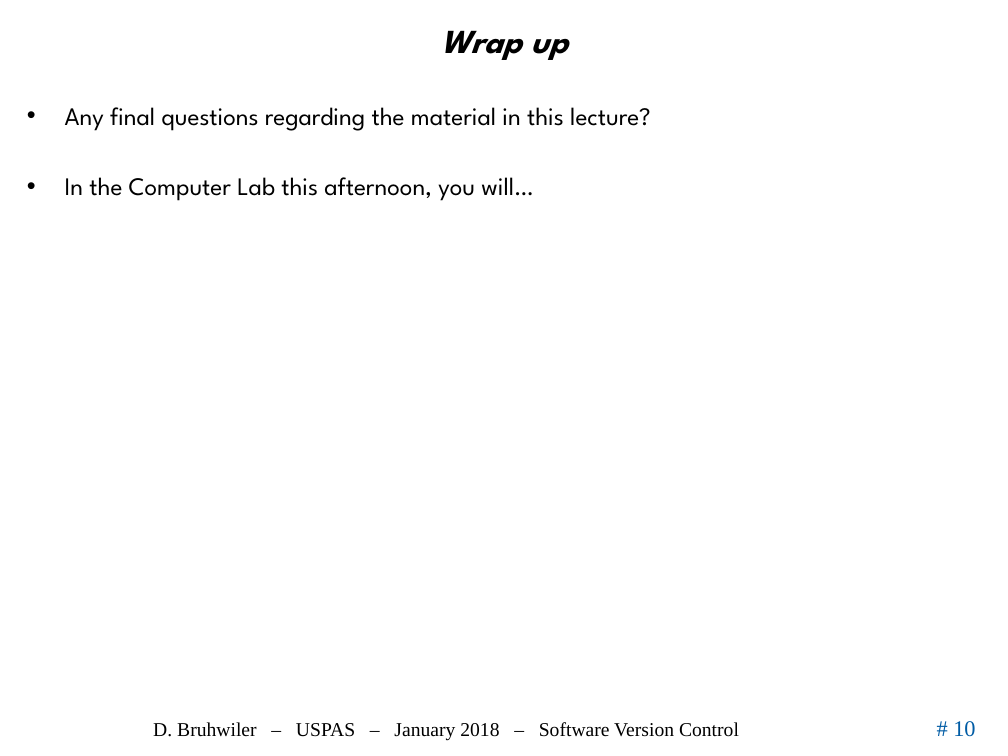
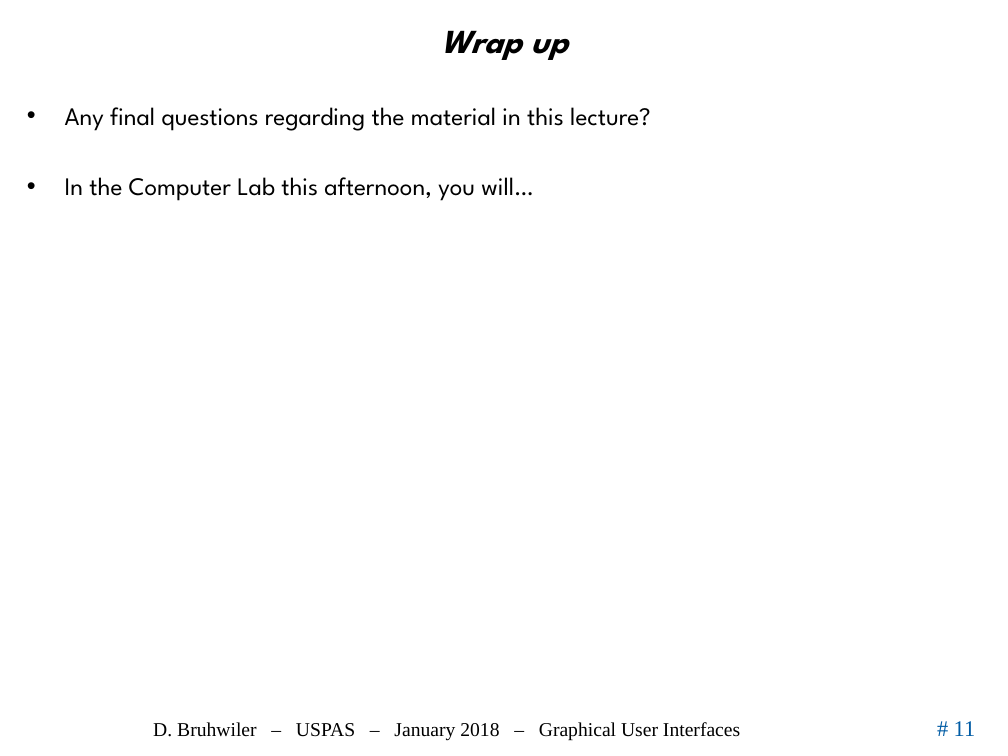
Before and after one commit to uspas/simbeamplasma18, a slide deck: slide 11 of gui/03_GUI.pptx (slide 10 before the commit). Drawn at 1008x756 pixels with LibreOffice and Linux fonts; fonts in the diff are those of the drawing; background and template pictures are left out. Boxes give left, top, right and bottom in pixels: in the first picture for what was removed or moved away, otherwise in the second. Text is boxed around its words. In the diff, an @@ line names an element or a change of style, - is before the commit and + after.

```diff
--- a/gui/03_GUI.pptx
+++ b/gui/03_GUI.pptx
@@ text at <box>153,722,740,741</box>: text changed @@
-D. Bruhwiler – USPAS – January 2018 – Software Version Control
+D. Bruhwiler – USPAS – January 2018 – Graphical User Interfaces
@@ page number at <box>954,721,976,736</box>: text changed @@
-# 10
+# 11
```
Also in this commit, not shown: 7 other slides changed, 2 slides added, 1 slide removed.
